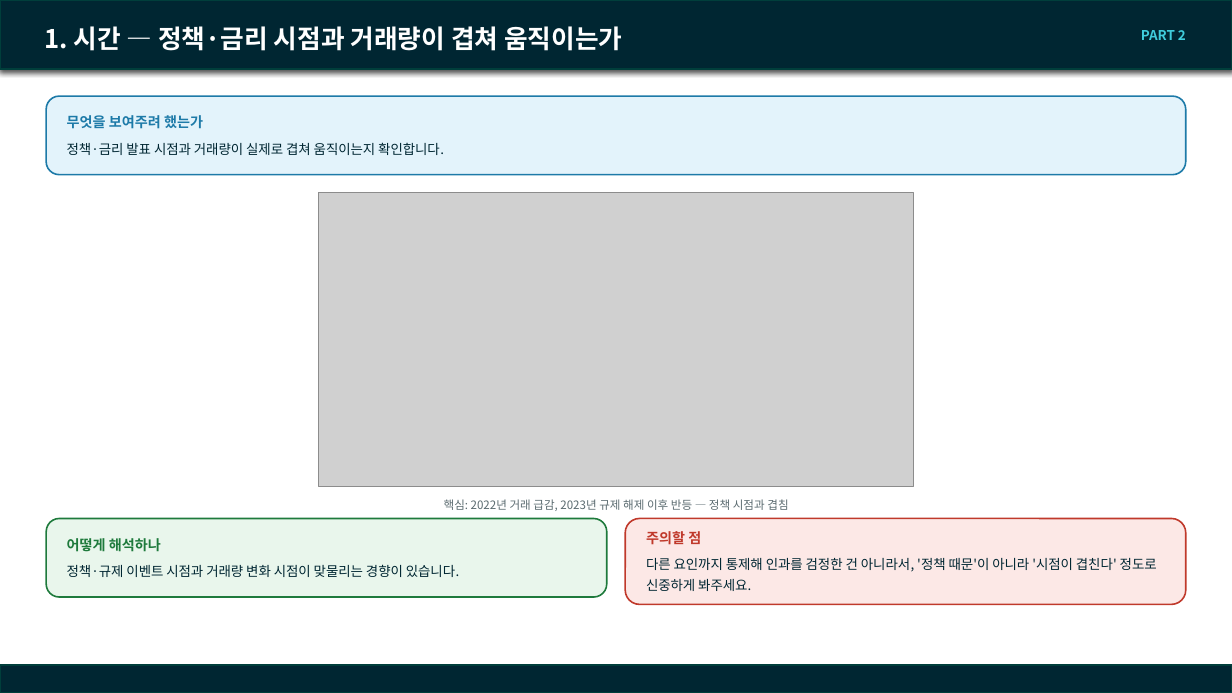
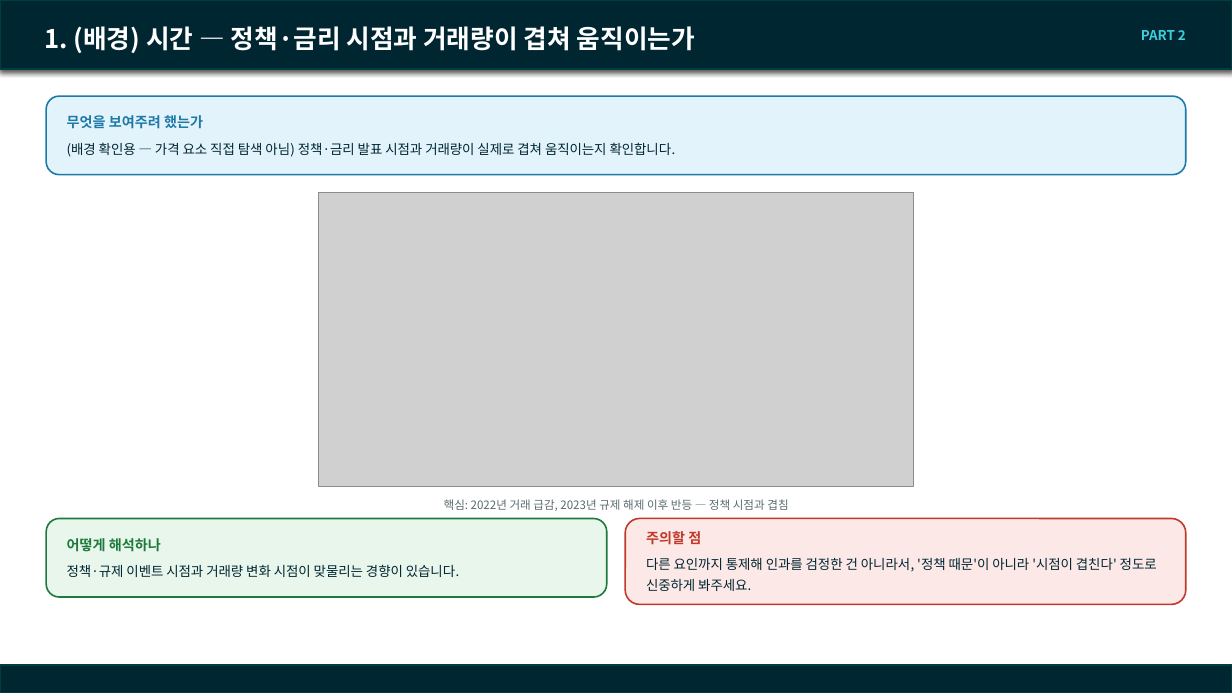
Before and after one commit to SunooJ-KR/Boomingup, a slide deck: slide 4 of eda/docs/260916_team_meeting.pptx. Drawn at 1232x693 pixels with LibreOffice and Linux fonts; fonts in the diff are those of the drawing; grey boxes stand for pictures; background and template pictures are left out. Boxes give left, top, right and bottom in pixels: in the first picture for what was removed or moved away, otherwise in the second. Text is boxed around its words. In the diff, an @@ line names an element or a change of style, - is before the commit and + after.

Commit message:
docs(eda): 1번 축을 "(배경)"으로 명시해 요소 탐색 축과 구분
1번 축(시간·거래량)은 2~9번 축과 달리 "이 요소가 가격에 영향을 주는가"를
직접 테스트한 게 아니라, 가격이 시간·정책 충격에 원래 얼마나 민감한
값인지 확인한 배경 정보라는 점을 목차·슬라이드 제목·목적 박스에
"(배경)" 표시로 명확히 구분했다(10번 축의 "(외부)" 표시와 같은 방식).

```diff
--- a/eda/docs/260916_team_meeting.pptx
+++ b/eda/docs/260916_team_meeting.pptx
@@ title at box(44, 26, 695, 53): text changed @@
-1. 시간 — 정책·금리 시점과 거래량이 겹쳐 움직이는가
+1. (배경) 시간 — 정책·금리 시점과 거래량이 겹쳐 움직이는가
@@ text in rounded rectangle at box(67, 142, 676, 157): text changed @@
-정책·금리 발표 시점과 거래량이 실제로 겹쳐 움직이는지 확인합니다.
+(배경 확인용 — 가격 요소 직접 탐색 아님) 정책·금리 발표 시점과 거래량이 실제로 겹쳐 움직이는지 확인합니다.
```
Also in this commit, not shown: 2 other slides changed, 1 other file.
